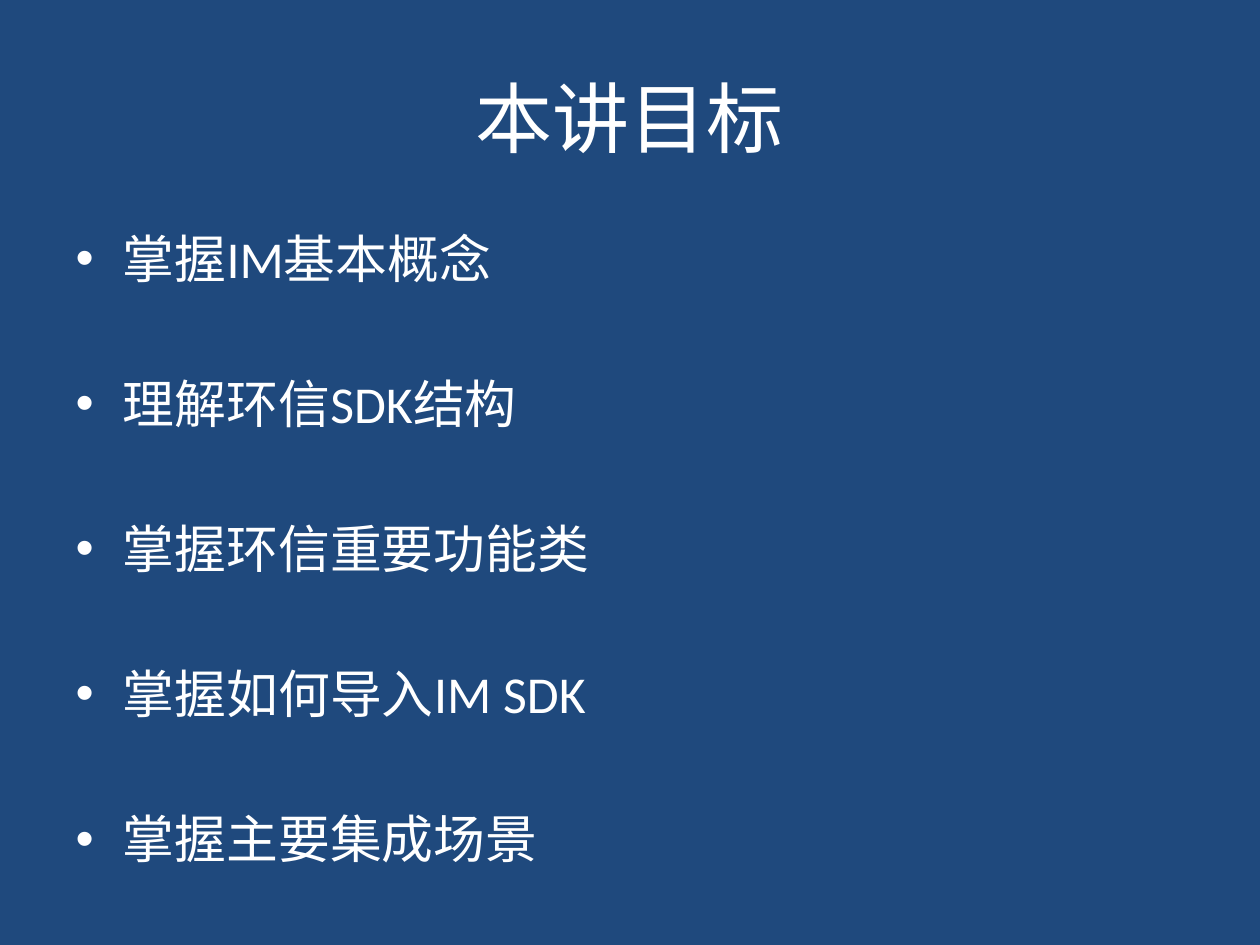
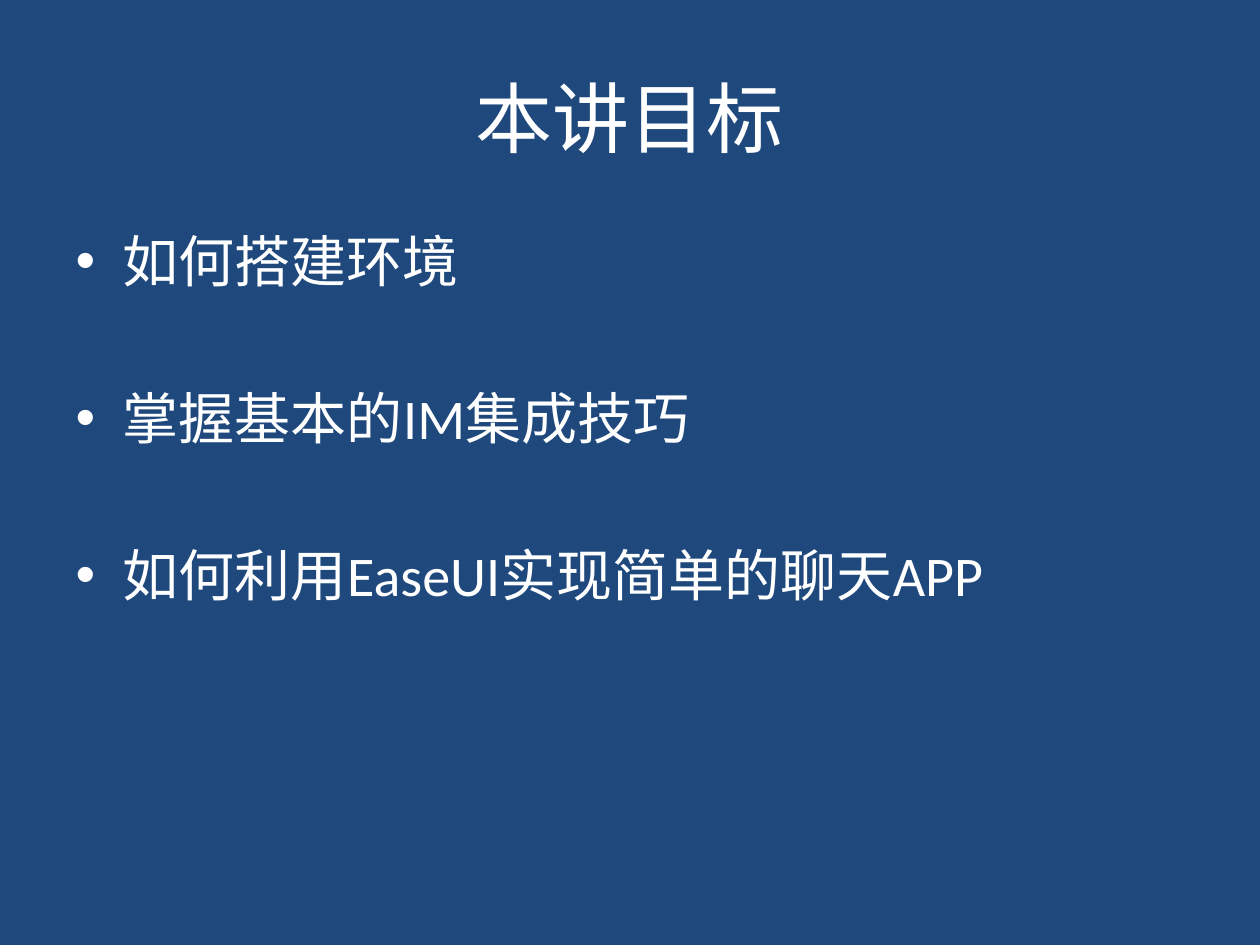
Before and after one commit to youniworld/easemobintegration, a slide deck: slide 2 of easemob_sdk_integration.pptx. Drawn at 1260x945 pixels with LibreOffice and Linux fonts; fonts in the diff are those of the drawing. Boxes give left, top, right and bottom in pixels: in the first picture for what was removed or moved away, otherwise in the second. Text is boxed around its words. In the diff, an @@ line names an element or a change of style, - is before the commit and + after.

```diff
--- a/easemob_sdk_integration.pptx
+++ b/easemob_sdk_integration.pptx
@@ text at box(123, 234, 983, 601): text changed; size 29.6 to 32 pt @@
-• 掌握IM基本概念
-• 理解环信SDK结构
-• 掌握环信重要功能类
-• 掌握如何导入IM SDK
-• 掌握主要集成场景
+• 如何搭建环境
+• 掌握基本的IM集成技巧
+• 如何利用EaseUI实现简单的聊天APP
```
Also in this commit, not shown: 3 other slides changed, 9 slides added, 1 slide removed, 11 other files.
